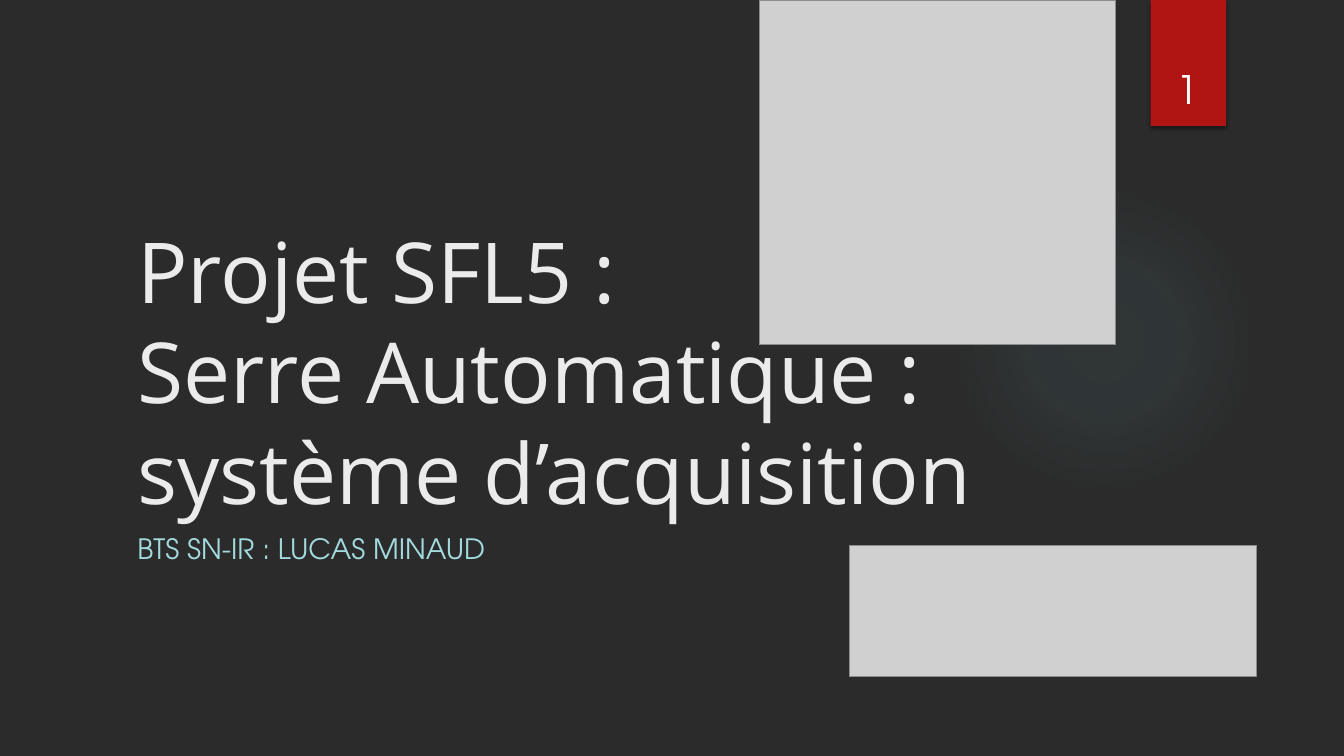
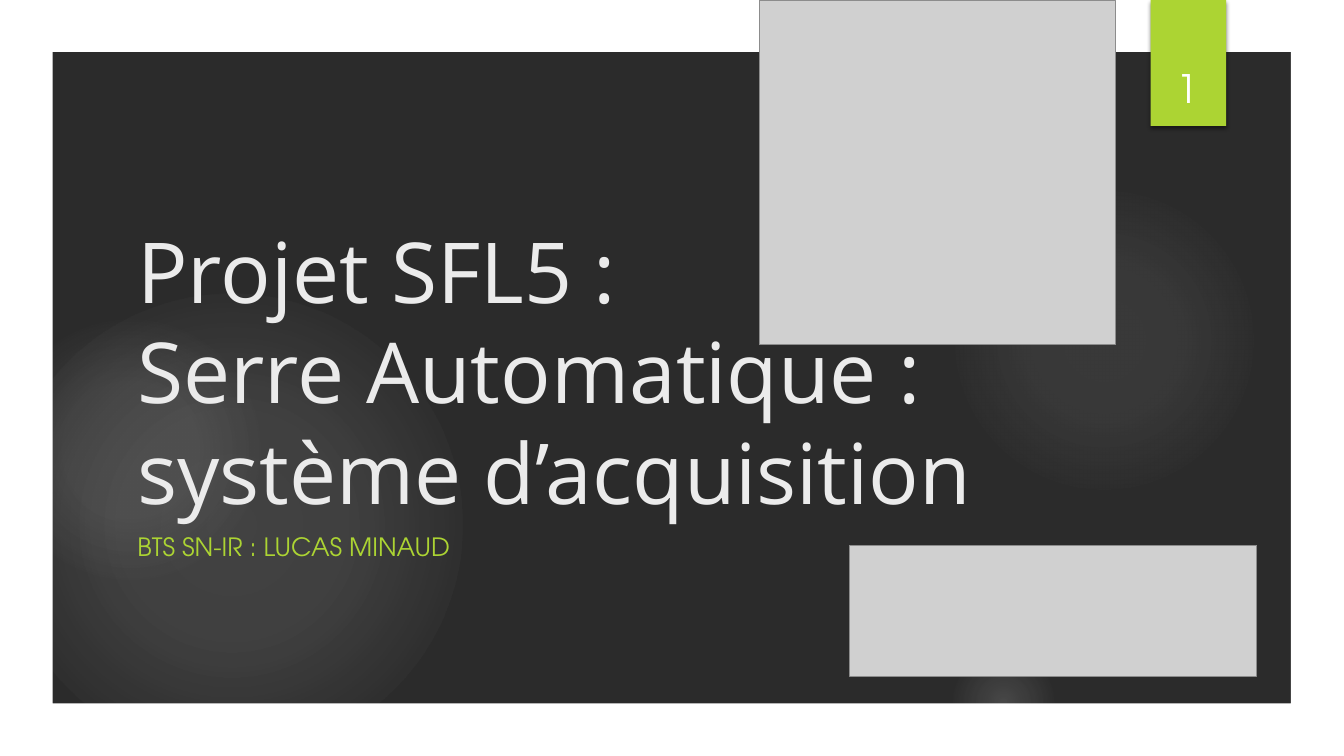
Before and after one commit to lucasminaud/projet_sfl5_serre_automatique, a slide deck: slide 1 of Partie personnelle Lucas MINAUD/revue/Projet SFL5 revue 2.pptx. Drawn at 1344x756 pixels with LibreOffice and Linux fonts; fonts in the diff are those of the drawing; grey boxes stand for pictures; background and template pictures are left out; a plain dark background stands for a picture behind light text. Boxes give left, top, right and bottom in pixels: in the first picture for what was removed or moved away, otherwise in the second. Text is boxed around its words. In the diff, an @@ line names an element or a change of style, - is before the commit and + after.

```diff
--- a/Partie personnelle Lucas MINAUD/revue/Projet SFL5 revue 2.pptx
+++ b/Partie personnelle Lucas MINAUD/revue/Projet SFL5 revue 2.pptx
@@ group added at <box>0,0,1344,756</box>: 3 ellipses, 1 freeform shape @@
@@ rectangle at <box>1150,0,1226,126</box>: fill #B01513 to #ACD433 @@
@@ subtitle "BTS SN-IR : LUCAS MINAUD" at <box>137,537,450,557</box>: size 20 to 18 pt, text colour #A2DADE to #ACD433 @@
```
Also in this commit, not shown: 14 other slides changed.
